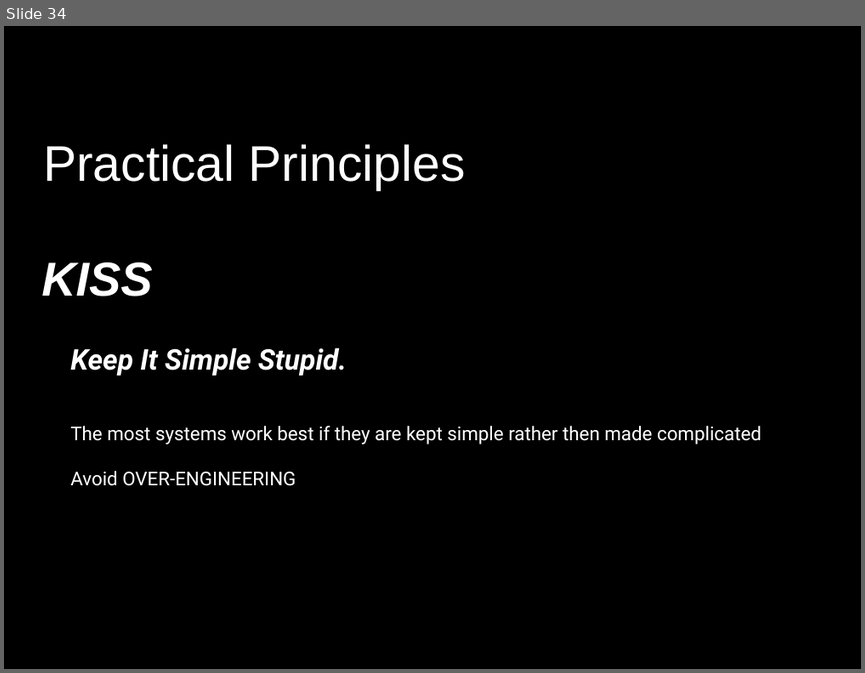
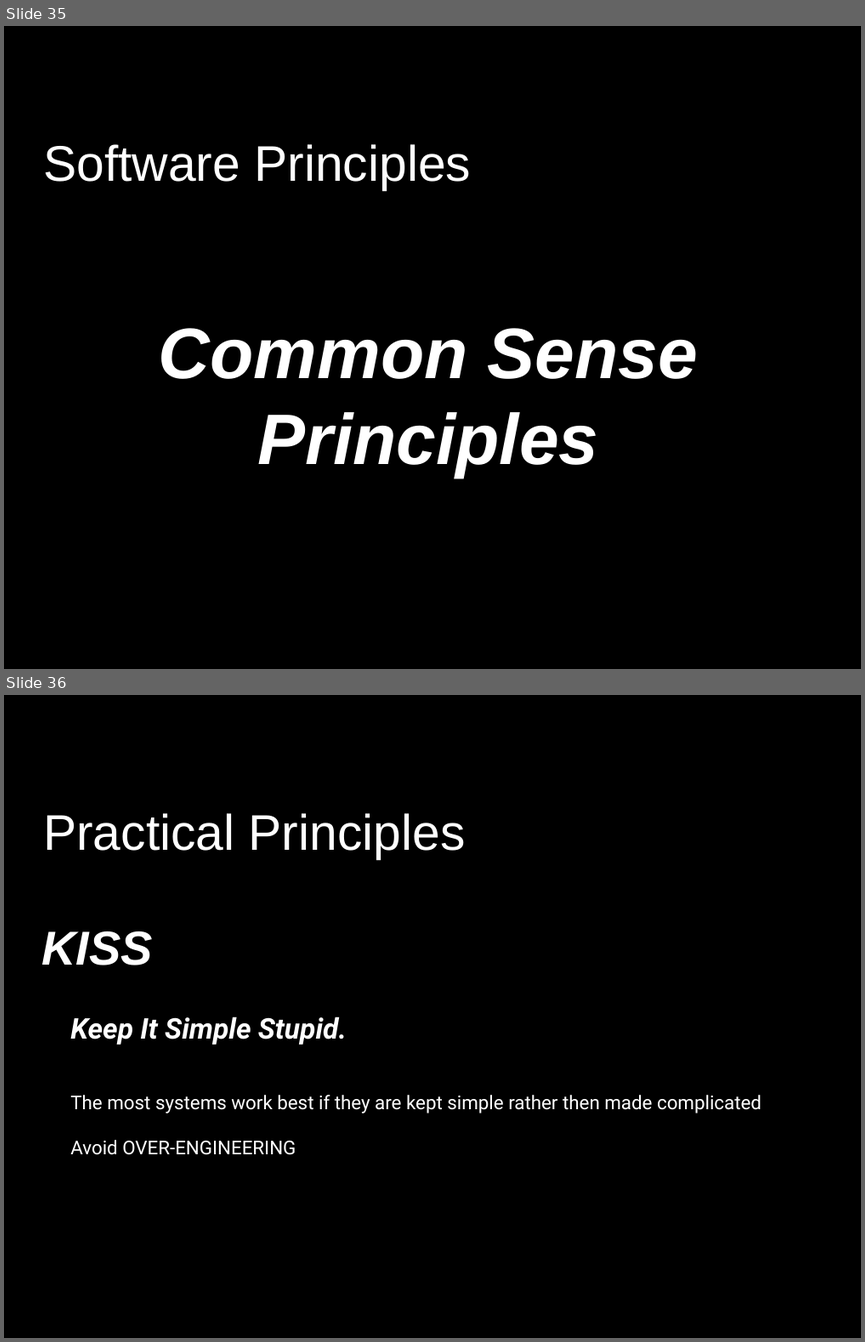
Before and after one commit to FrancoMelandri/SOLID, a slide deck: docs/solid.pptx. Shown one above the other, each under a label of ours: slide 34 before the commit, slides 35 and 36 after it. The pictures are 865x673 and 865x1342 pixels, drawn with LibreOffice and Linux fonts; fonts in the diff are those of the drawing. Boxes give left, top, right and bottom in pixels: in the first picture for what was removed or moved away, otherwise in the second. Text is boxed around its words. In the diff, an @@ line names an element or a change of style, - is before the commit and + after.

```diff
--- a/docs/solid.pptx
+++ b/docs/solid.pptx
@@ slide 35 added at [4,26,861,669], background #000000 @@
@@ text added at [43,144,471,190], 42 pt, text #FFFFFF @@
+Software Principles
@@ text added at [159,328,698,476], 60 pt, text #FFFFFF, bold, italic @@
+Common Sense Principles
@@ what was slide 34 is now slide 36 @@
```
Also in this commit, not shown: 3 other slides added.
